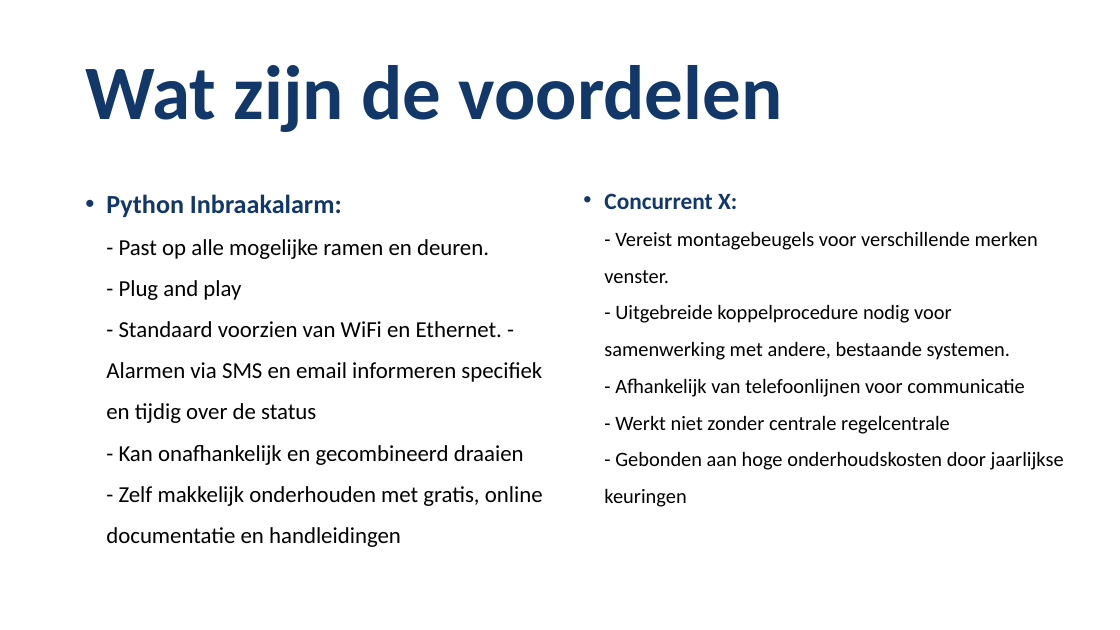
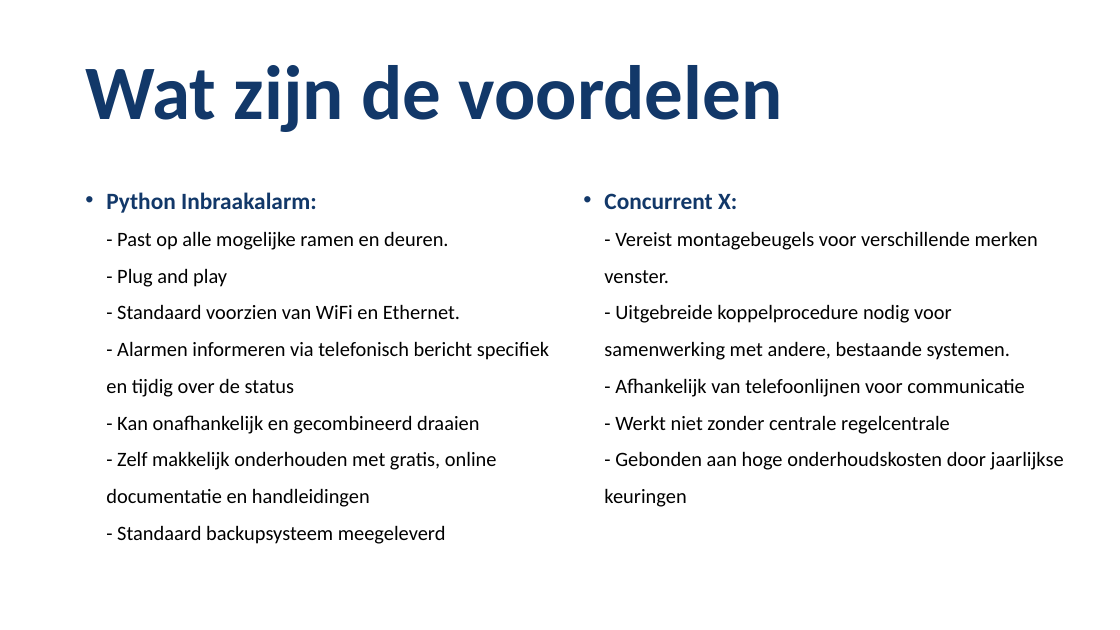
Before and after one commit to vincevannoort/miniproject-computersystems, a slide deck: slide 8 of presentatie/minproject-presentatie.pptx. Drawn at 1120x630 pixels with LibreOffice and Linux fonts; fonts in the diff are those of the drawing. Boxes give left, top, right and bottom in pixels: in the first picture for what was removed or moved away, otherwise in the second. Text is boxed around its words. In the diff, an @@ line names an element or a change of style, - is before the commit and + after.

Commit message:
Sales Pitch
Kleine aanpassingen in spelling en zinsopbouw

```diff
--- a/presentatie/minproject-presentatie.pptx
+++ b/presentatie/minproject-presentatie.pptx
@@ text at [106,192,549,544]: text changed; size 19.6 to 17.5 pt @@
-• Python Inbraakalarm:
-  - Past op alle mogelijke ramen en deuren.
-  - Plug and play
-  - Standaard voorzien van WiFi en Ethernet. - Alarmen via SMS en email informeren specifiek en tijdig over de status
-  - Kan onafhankelijk en gecombineerd draaien
-  - Zelf makkelijk onderhouden met gratis, online documentatie en handleidingen
+• Python Inbraakalarm:
+  - Past op alle mogelijke ramen en deuren.
+  - Plug and play
+  - Standaard voorzien van WiFi en Ethernet.
+  - Alarmen informeren via telefonisch bericht specifiek en tijdig over de status
+  - Kan onafhankelijk en gecombineerd draaien
+  - Zelf makkelijk onderhouden met gratis, online documentatie en handleidingen
+  - Standaard backupsysteem meegeleverd
```
Also in this commit, not shown: 1 other slide changed.
